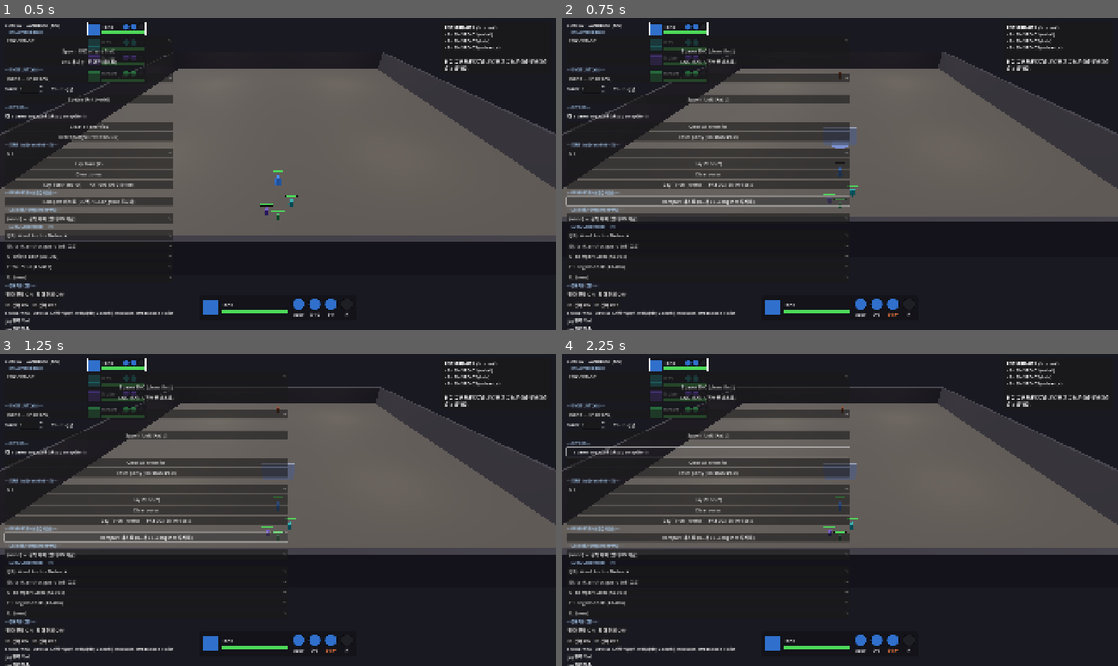
Above: before the commit, frames 1-4 (two rows, left to right).
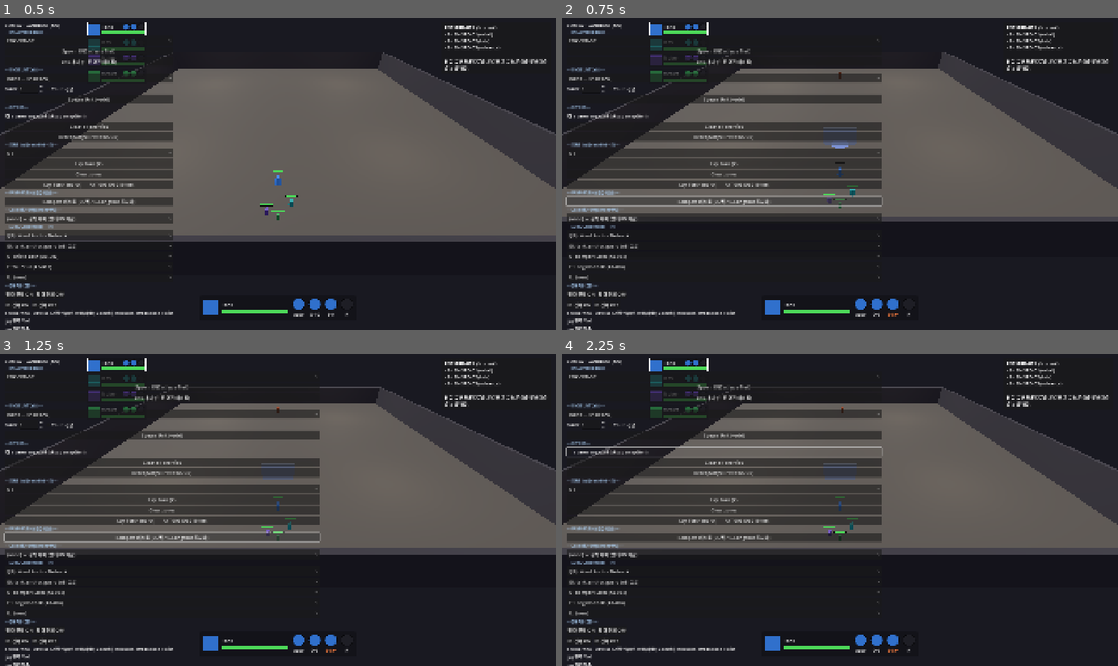
Above: after the commit, the same moments.

Repository: haepari1019/project_tdc_game
Game: Godot game, scene res://scenes/dev/combat_sandbox.tscn
Two runs of this game, one before a commit and one after it. Both use one fixed random seed, a clock stepped at 60 frames per second and the inputs below. This scene is started directly instead of the project's main scene.
Inputs:
- Up to frame 1 (0.5 s): no input
- Up to frame 2 (0.75 s): click "Rampart 테스트 (Q=벽 / E=Longshot…" at 0.5 s
- Up to frame 3 (1.25 s): no input
- Up to frame 4 (2.25 s): click "Rampart 테스트 (Q=벽 / E=Longshot…" at 1.25 s; click "spawn engaged (skip perceptio…" at 2 s

Frame 1 is identical in both runs. In frame 2, 2.4% of the frame differs, in the area x 18-58%, y 6-84%; in frame 3, 2.4%; in frame 4, 2.5%.

Commit message:
fix(projectile): Rampart는 적대 투사체만 흡수 — 같은 편은 통과 (RP-02)
사용자 지적: 내 벽이 내 공격을 막으면 안 됨. RP-02 의도 = 탱커 벽이 *적* 샷을
막는 것.

- rampart_barrier.blocks_projectile_from(shooter): party↔party·동faction = 통과,
  party↔enemy·교차faction = 차단.
- projectile.gd: 세그먼트 레이캐스트가 아군 벽 RID를 exclude해 통과(흡수 X),
  적대 벽만 absorb_projectile. 이동 차단은 물리(layer 1)라 전원 공통(우회).
- 샌드박스 "Rampart 테스트" 수정: 앞 6m 벽을 [적] 소유로 배치(내 샷 흡수) +
  Q로 내 벽 소환(내 샷 통과)해 대비 확인.

검증: party_pool_smoke(아군벽 통과·적벽 차단) + ci_smoke + 샌드박스 부팅 PASS.
DRIFT-059 갱신.

Co-Authored-By: Claude Opus 4.8 (1M context) <noreply@anthropic.com>

Diff:
--- a/scripts/combat/abilities/projectile.gd
+++ b/scripts/combat/abilities/projectile.gd
@@ -25,6 +25,7 @@
 var _life := 0.0
 var _done := false
 var _mat: StandardMaterial3D
+var _exclude: Array[RID] = []   # friendly barriers the shot passes through (owner's own team)
 
 
 func setup(caster: CharacterBody3D, origin: Vector3, dest: Vector3, speed: float, mask: int, effect, params: Dictionary, ctx) -> void:
@@ -67,15 +68,28 @@
 	var reached := global_position.distance_to(_dest) <= maxf(step, ARRIVE_EPS) or _life >= MAX_LIFETIME_S
 	var to_point: Vector3 = _dest if reached else global_position + _dir * step
 	var space := get_world_3d().direct_space_state
-	var q := PhysicsRayQueryParameters3D.create(global_position, to_point, _mask)
-	var hit := space.intersect_ray(q)
+	# Segment-cast, skipping FRIENDLY Rampart barriers (the owner's own team passes through — RP-02:
+	# a wall stops the ENEMY's shots, not your own). Bounded loop in case several stack.
+	var hit := {}
+	for _i in 6:
+		var q := PhysicsRayQueryParameters3D.create(global_position, to_point, _mask)
+		q.exclude = _exclude
+		hit = space.intersect_ray(q)
+		if hit.is_empty():
+			break
+		var c = hit.collider
+		if c != null and c.is_in_group("rampart_barrier") and c.has_method("blocks_projectile_from") \
+				and not c.blocks_projectile_from(_caster):
+			_exclude.append(c.get_rid())   # friendly wall → ignore for the rest of the flight
+			continue
+		break
 	if not hit.is_empty():
 		var col = hit.collider
 		var pos: Vector3 = hit.get("position", to_point)
 		if col != null and col.is_in_group("rampart_barrier"):
 			if col.has_method("absorb_projectile"):
 				col.absorb_projectile()
-			_impact(pos, false)     # Rampart soaks it — no payload (RP-02)
+			_impact(pos, false)     # HOSTILE Rampart soaks it — no payload (RP-02)
 		elif col != null and (col.is_in_group("enemy") or col.is_in_group("party_member")):
 			_impact(pos, true)      # hostile unit → resolve payload here
 		else:
--- a/scripts/dev/combat_sandbox.gd
+++ b/scripts/dev/combat_sandbox.gd
@@ -527,30 +527,32 @@
 	_status.text = "Torch laid @ north — spawn ENC-PAT-003 (dormant) + 접근 → EN-010 픽업/투척"
 
 
-## Projectile delivery test (DRIFT-059 Phase 1): set up a Rampart wall + a north target + the Q/E
-## loadout so you can watch AB-056 Longshot (delivery=projectile) get ABSORBED by the wall.
-## Q = AB-034 Rampart Slam (re-summon the wall toward the enemy), E = AB-056 Longshot (the projectile).
-## Aim E THROUGH the wall → absorbed (blue soak flash, no hit). Aim E around the wall → hits the enemy.
+## Projectile delivery test (DRIFT-059 Phase 1) — faction-correct: an ENEMY-owned Rampart blocks the
+## player's shot (your own wall would NOT — RP-02). Q = AB-034 (your own wall: your shots PASS through),
+## E = AB-056 Longshot (delivery=projectile). Aim E through the ENEMY wall → absorbed (blue flash);
+## summon your wall (Q) and aim E through IT → passes (friendly).
 func _on_rampart_test() -> void:
 	_on_clear()
 	var ctrl: CharacterBody3D = _party.get_controlled()
 	if ctrl == null:
 		return
 	if ctrl.has_method("equip_skillbook_by_id"):
-		ctrl.equip_skillbook_by_id(0, "AB-034")   # Q = Rampart Slam (summon wall)
+		ctrl.equip_skillbook_by_id(0, "AB-034")   # Q = your own Rampart (friendly — your shots pass)
 		ctrl.equip_skillbook_by_id(1, "AB-056")   # E = Longshot Bolt (delivery=projectile)
 	_refresh_loadout_ui()
 	_combat.debug_spawn_unit("EN-012", 1, "SANDBOX", false, "Dungeon")   # stationary north target
-	# Pre-place a persistent Rampart ~6 m ahead of the party spawn so firing E north is absorbed
-	# immediately (no walking). duration/hp bumped so the test wall doesn't expire/break mid-test.
+	# Pre-place a persistent ENEMY-OWNED Rampart ~6 m ahead (hostile to the player → absorbs the shot).
+	# Owner = a spawned enemy so blocks_projectile_from(player) = true. duration/hp bumped for the test.
+	var enemies := get_tree().get_nodes_in_group("enemy")
+	var owner: Node = enemies[0] if not enemies.is_empty() else null
 	var disp = _combat.get("_ability_dispatch")
-	if disp != null and disp.has_method("spawn_barrier"):
+	if disp != null and owner != null and disp.has_method("spawn_barrier"):
 		var params: Dictionary = Slice01Data.get_skillbook_master("AB-034").get("cast", {}).duplicate()
 		params["duration_s"] = 120.0
 		params["barrier_hp"] = 9999.0
 		var pos: Vector3 = _map.get_spawn_position("SANDBOX") + Vector3(0.0, 0.0, 6.0)
-		disp.spawn_barrier(ctrl, pos, Vector3(0, 0, 1), params)
-	_status.text = "Rampart 테스트 — 앞 6m 벽 + 북쪽 적. E(Longshot 투사체)를 북/적 조준 → 벽에 흡수(파란 플래시·관통 X). 벽 옆 조준 → 적 명중. Q로 벽 재소환."
+		disp.spawn_barrier(owner, pos, Vector3(0, 0, 1), params)   # facing N/S — blocks the northward shot
+	_status.text = "Rampart 테스트 — 앞 6m는 [적] 벽. E(Longshot)를 북/적 조준 → 적 벽에 흡수(파란 플래시). Q로 [내] 벽 소환 후 E → 내 샷은 통과(아군 벽). 벽 옆 조준 → 적 명중."
 
 
 ## Identity channel for the controlled member: pick an identity (on) or OFF (identity_enabled=false,
--- a/scripts/world/objects/rampart_barrier.gd
+++ b/scripts/world/objects/rampart_barrier.gd
@@ -70,8 +70,23 @@
 		queue_free()   # Break — barrier hp 0
 
 
-## Absorb one projectile (delivery=projectile) — RP-02 / RX-PHYSICAL-BARRIER-001: the barrier soaks
-## the shot, taking DMG-BARRIER-HIT (10) per projectile, with an impact flash. ref: AB-034 · DRIFT-059.
+## A barrier blocks/absorbs only HOSTILE projectiles — the owner's own team passes through (RP-02:
+## the tank's wall stops the ENEMY's shots, not the party's own). party↔party + same-faction enemies
+## = friendly (pass); party↔enemy + cross-faction = hostile (block). ref: AB-034 · ENT-RAMPART-001 · DRIFT-059.
+func blocks_projectile_from(shooter) -> bool:
+	if _caster == null or not is_instance_valid(_caster) or shooter == null:
+		return true   # unknown owner → block (safe default)
+	var owner_party := _caster.is_in_group("party_member")
+	var shooter_party: bool = shooter.is_in_group("party_member")
+	if owner_party and shooter_party:
+		return false  # both party → friendly
+	if not owner_party and not shooter_party:
+		return String(_caster.get("faction")) != String(shooter.get("faction"))   # cross-faction only
+	return true       # party vs enemy → hostile
+
+
+## Absorb one HOSTILE projectile (delivery=projectile) — RP-02 / RX-PHYSICAL-BARRIER-001: the barrier
+## soaks the shot, taking DMG-BARRIER-HIT (10) per projectile, with an impact flash. ref: AB-034 · DRIFT-059.
 func absorb_projectile() -> void:
 	SkillVfx.telegraph(self, global_position, Color(0.55, 0.70, 1.0), 1.0)   # soak flash
 	take_damage(10.0)
--- a/tools/party_pool_smoke.gd
+++ b/tools/party_pool_smoke.gd
@@ -140,6 +140,17 @@
 	_chk("dispatch has spawn_projectile", adp.has_method("spawn_projectile"))
 	adp.free()
 
+	# 10) Rampart faction filter (DRIFT-059) — a wall blocks HOSTILE projectiles, friendly pass through.
+	var RB = load("res://scripts/world/objects/rampart_barrier.gd")
+	var bar = RB.new()
+	var ally_a = PM.new(); ally_a.add_to_group("party_member")
+	var ally_b = PM.new(); ally_b.add_to_group("party_member")
+	bar._caster = ally_a   # wall owned by a party member
+	_chk("ally wall PASSES ally shot", not bar.blocks_projectile_from(ally_b))
+	var foe = EN.new()     # enemy shooter (not party_member)
+	_chk("ally wall BLOCKS enemy shot", bar.blocks_projectile_from(foe))
+	bar.free(); ally_a.free(); ally_b.free(); foe.free()
+
 	print("PARTY POOL SMOKE " + ("PASSED" if _ok else "FAILED"))
 	quit(0 if _ok else 1)
 
Not shown, changed: docs/SPEC_DRIFT.md
